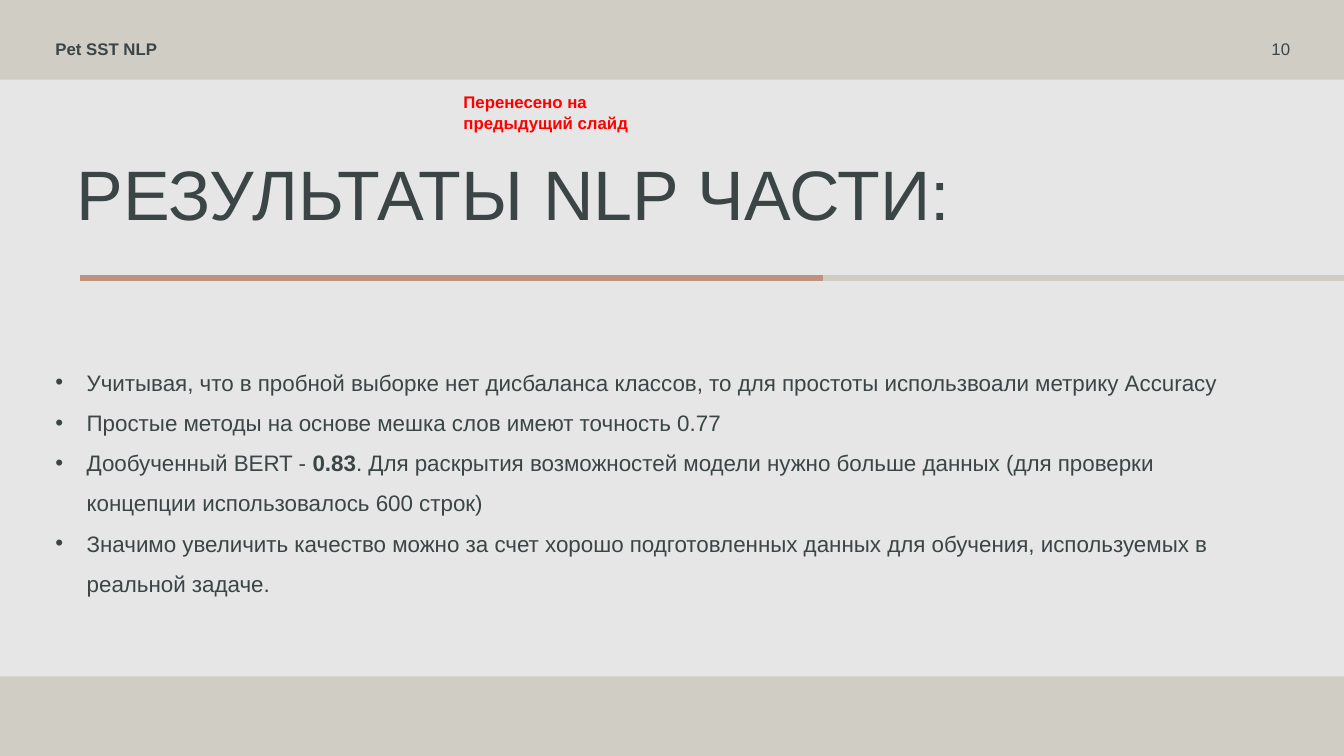
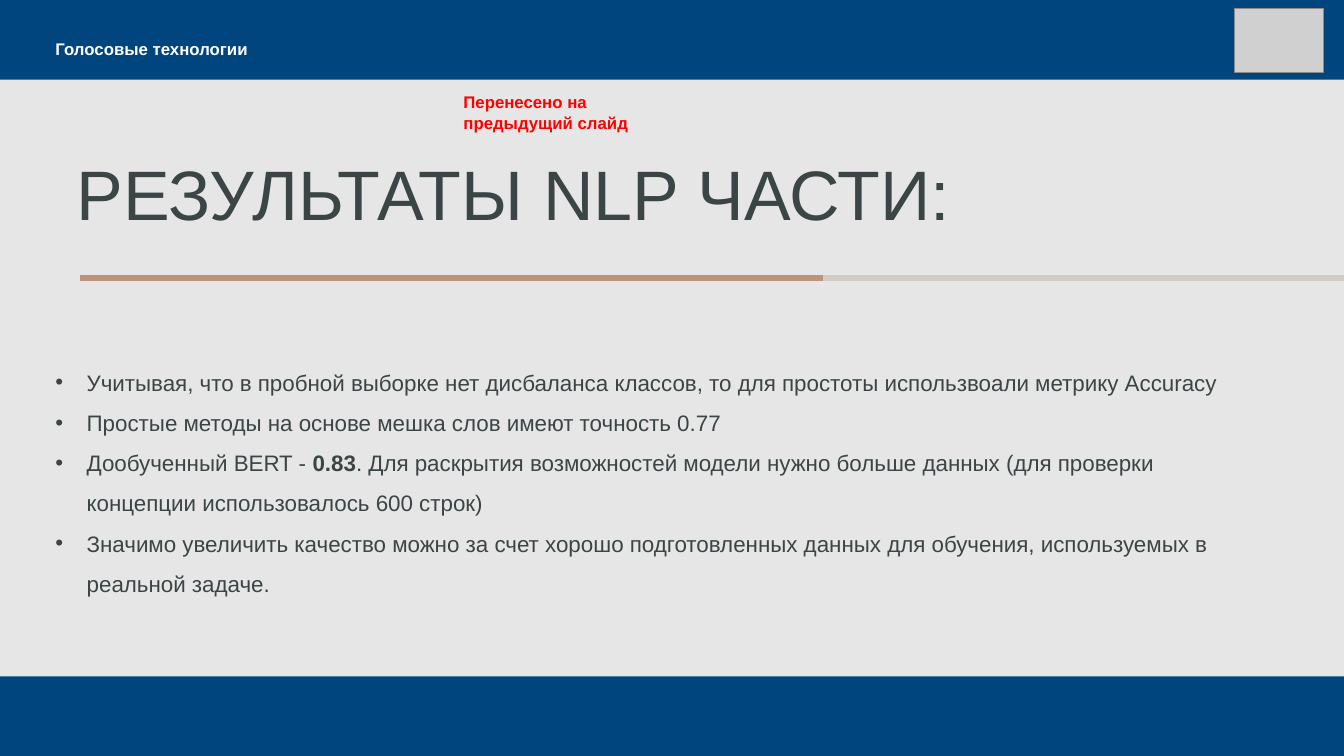
Before and after one commit to dmitrii-naumenko/Pet_SST_NLP, a slide deck: slide 8 of Презентация.pptx (slide 10 before the commit). Drawn at 1344x756 pixels with LibreOffice and Linux fonts; fonts in the diff are those of the drawing; grey boxes stand for pictures. Boxes give left, top, right and bottom in pixels: in the first picture for what was removed or moved away, otherwise in the second. Text is boxed around its words. In the diff, an @@ line names an element or a change of style, - is before the commit and + after.

```diff
--- a/Презентация.pptx
+++ b/Презентация.pptx
@@ background #D0CDC5 to #00457E @@
@@ picture added at bbox=[1235, 8, 1324, 73] @@
@@ text at bbox=[55, 43, 248, 55]: text changed; text colour #3B4546 to #FFFFFF @@
-Pet SST NLP
+Голосовые технологии
@@ page number removed at bbox=[1271, 43, 1290, 55] @@
-10
```
Also in this commit, not shown: 8 other slides changed, 1 slide added, 3 slides removed.
